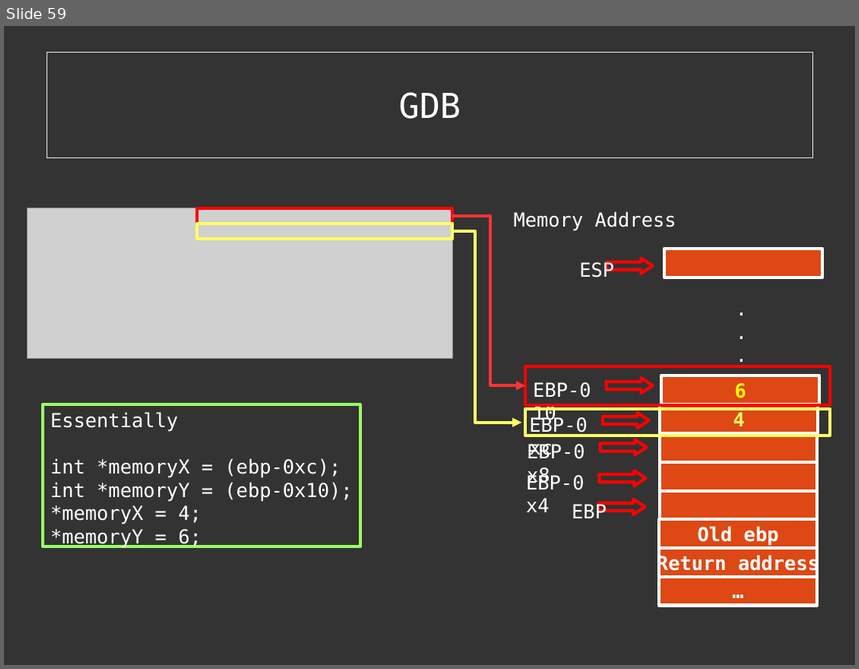
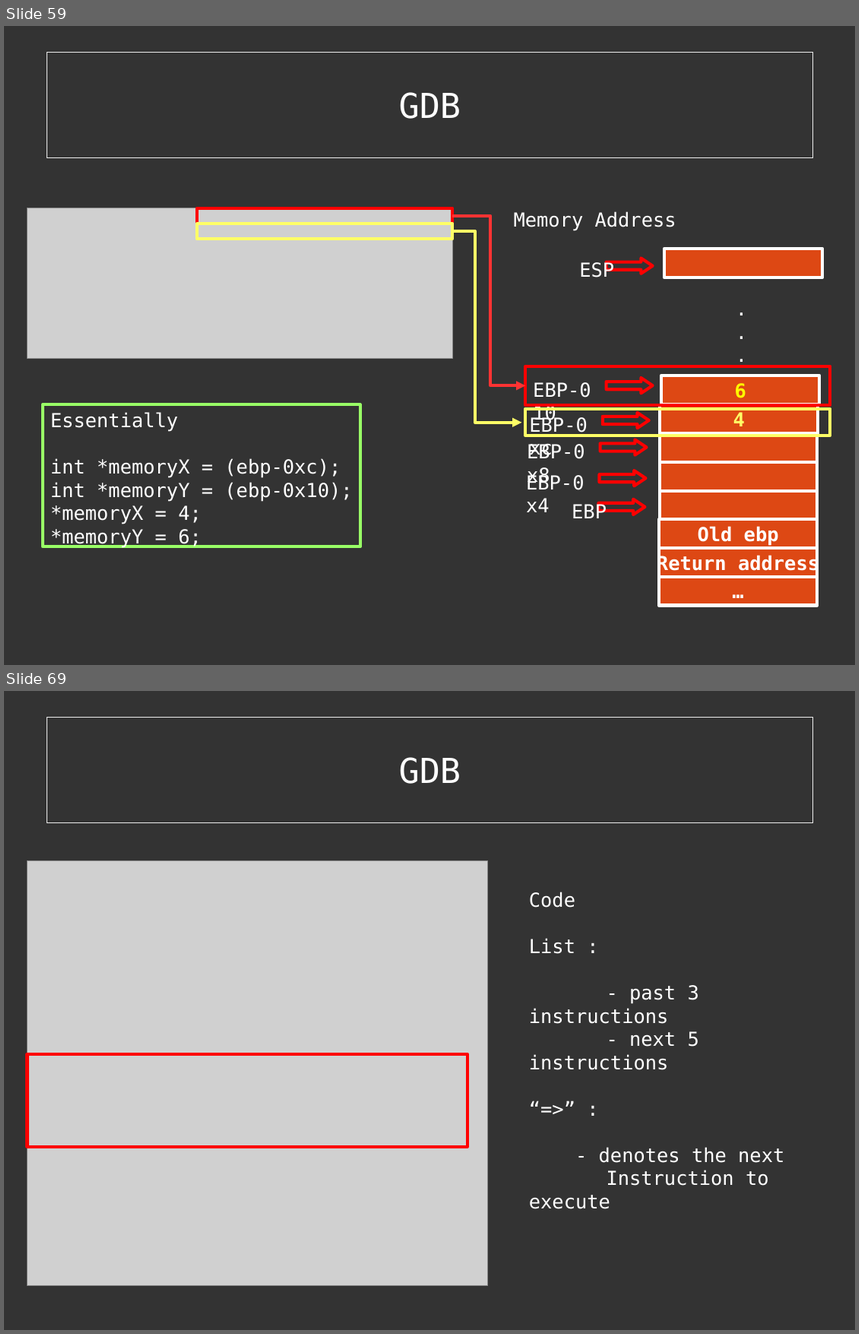
Before and after one commit to cExplr/Reversing_Basics, a slide deck: reversingBasics.odp. Shown one above the other, each under a label of ours: slide 59 before the commit, slides 59 and 69 after it; the slides between them are not shown. The pictures are 859x669 and 859x1334 pixels, drawn with LibreOffice and Linux fonts; fonts in the diff are those of the drawing; grey boxes stand for pictures. Boxes give left, top, right and bottom in pixels: in the first picture for what was removed or moved away, otherwise in the second. Text is boxed around its words. In the diff, an @@ line names an element or a change of style, - is before the commit and + after.

```diff
--- a/reversingBasics.odp
+++ b/reversingBasics.odp
@@ slide 69 added at [4,691,855,1330], background #333333 @@
@@ rectangle added at [47,717,813,822], fill #333333 at 40% opacity, outline #EEEEEE 0 pt, 32 pt, text #FFFFFF @@
+GDB
@@ picture added at [27,861,487,1286] @@
@@ text added at [529,892,785,1209], 18 pt, text #FFFFFF @@
+Code
+List :
+- past 3 instructions
+- next 5 instructions
+“=>” :
+- denotes the next
+Instruction to execute
@@ rectangle added at [27,1054,468,1147], outline #FF0000 2.89 pt @@
```
Also in this commit, not shown: 6 slides changed, 17 other slides added, 1 slide removed, 13 other files.
